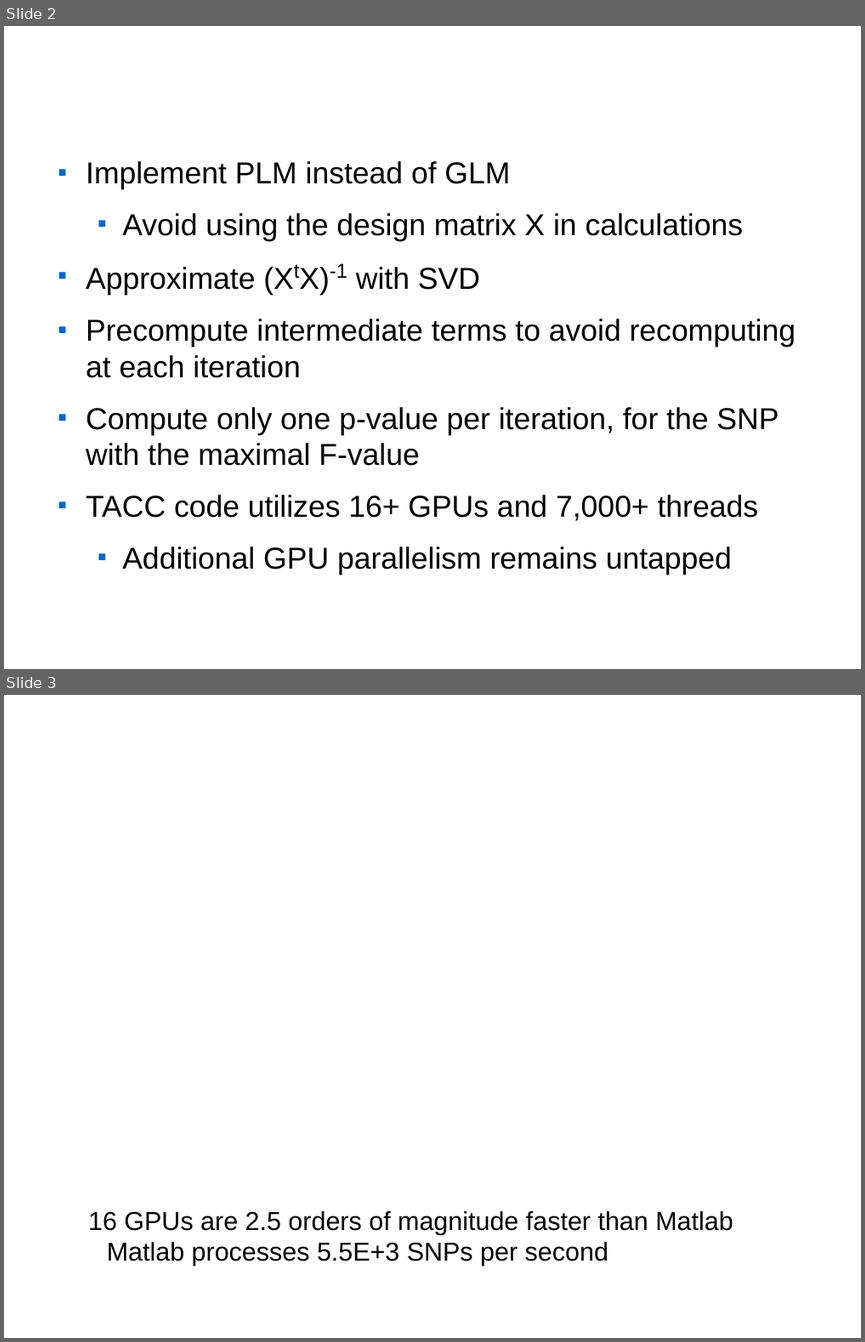
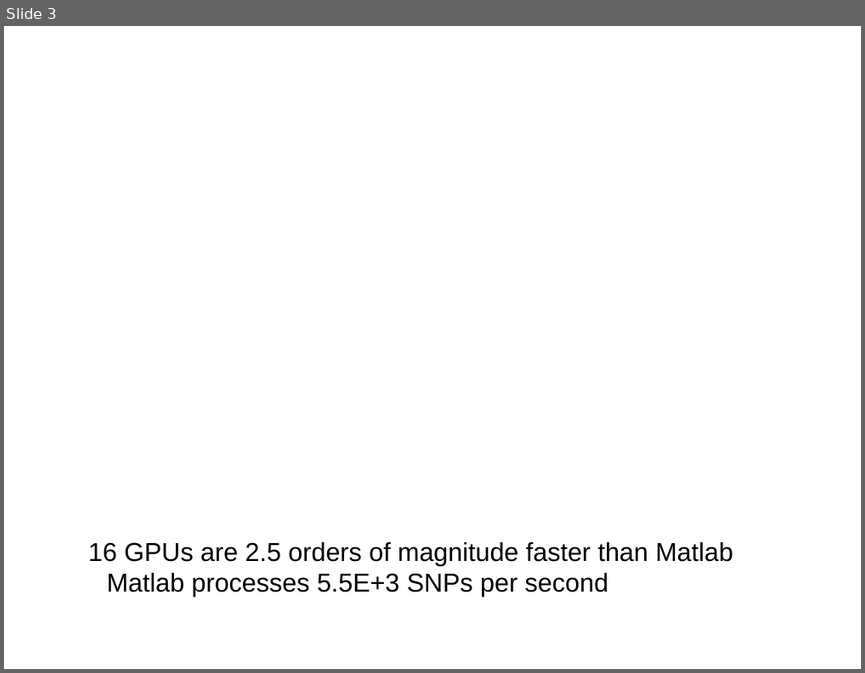
Before and after one commit to pyrovski/Large-Scale-Forward-Regression-using-a-partitioned-linear-model, a slide deck: iPlant.odp. Shown one above the other, each under a label of ours: slides 2 and 3 before the commit, slide 3 after it. The pictures are 865x1342 and 865x673 pixels, drawn with LibreOffice and Linux fonts; fonts in the diff are those of the drawing; background and template pictures are left out. Boxes give left, top, right and bottom in pixels: in the first picture for what was removed or moved away, otherwise in the second. Text is boxed around its words. In the diff, an @@ line names an element or a change of style, - is before the commit and + after.

```diff
--- a/iPlant.odp
+++ b/iPlant.odp
@@ slide 2 removed at (4, 26, 861, 669), background picture (left out) @@
@@ title removed at (44, 30, 815, 130) @@
-Optimizations
@@ text removed at (86, 161, 796, 574) @@
-■ Implement PLM instead of GLM
-  ■ Avoid using the design matrix X in calculations
-■ Approximate (XtX)-1 with SVD
-■ Precompute intermediate terms to avoid recomputing at each iteration
-■ Compute only one p-value per iteration, for the SNP with the maximal F-value
-■ TACC code utilizes 16+ GPUs and 7,000+ threads
-  ■ Additional GPU parallelism remains untapped
```
Also in this commit, not shown: 1 slide changed, 1 slide added, 2 other files.
